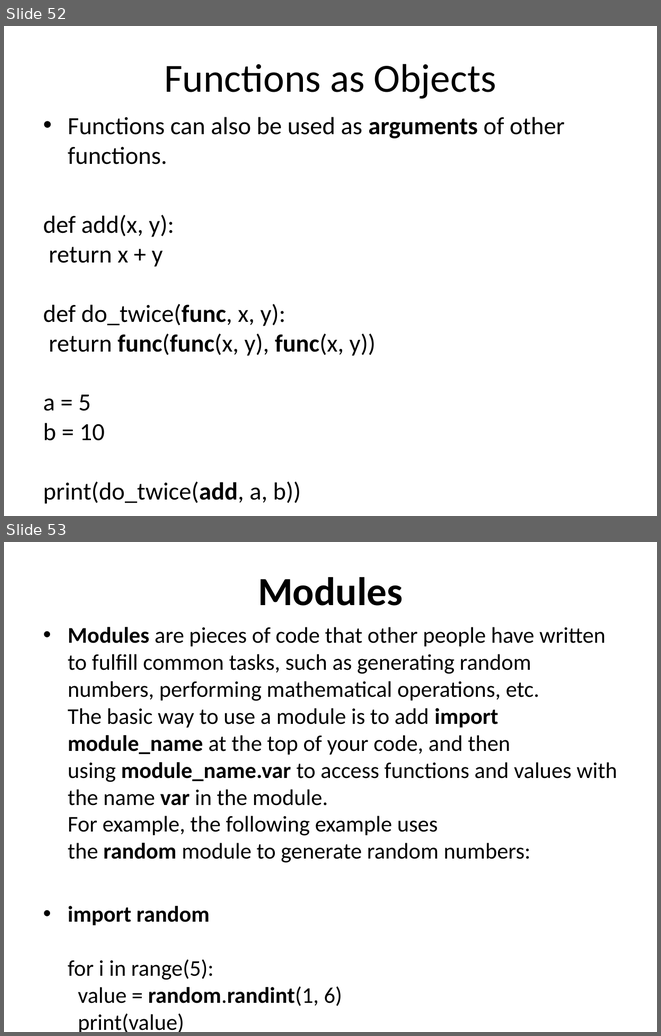
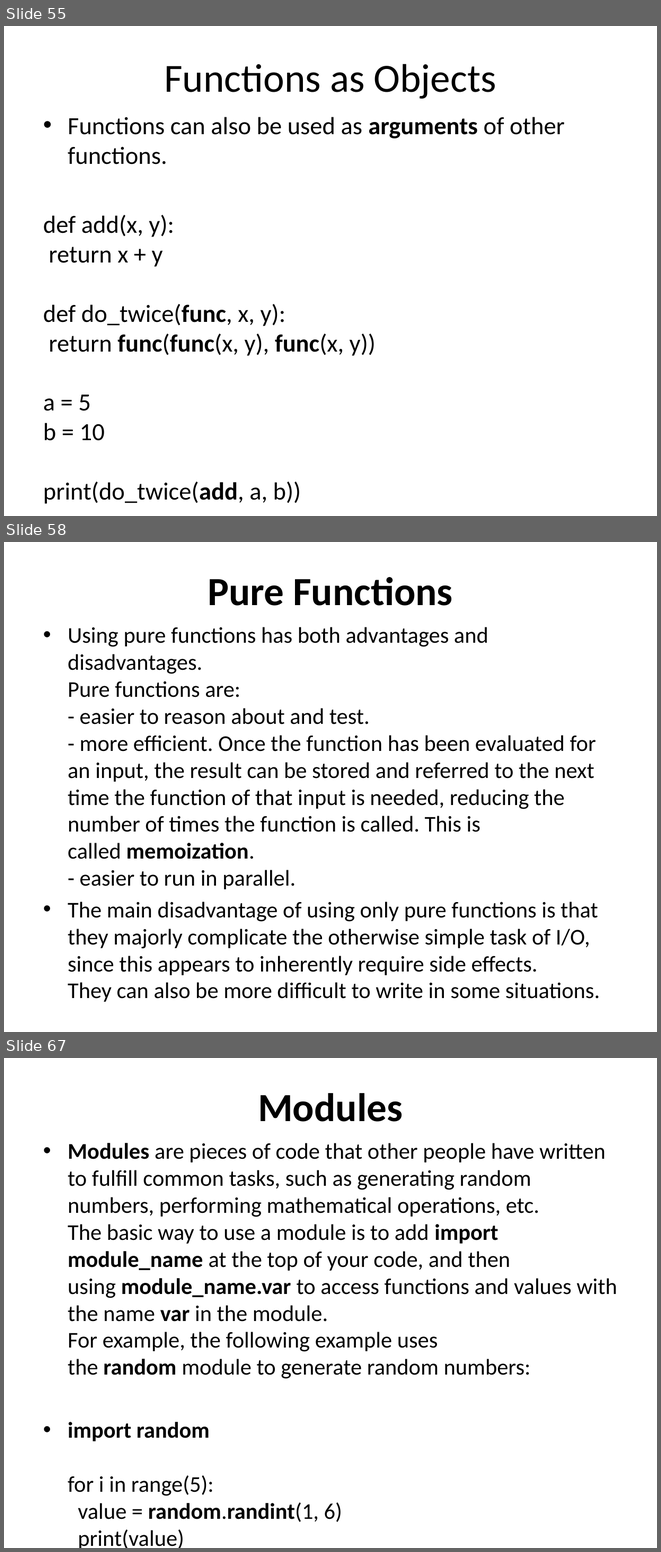
Before and after one commit to sip11/python, a slide deck: What is Python.pptx. Shown one above the other, each under a label of ours: slides 52 and 53 before the commit, slides 55, 58 and 67 after it; the slides between them are not shown. The pictures are 661x1036 and 661x1552 pixels, drawn with LibreOffice and Linux fonts; fonts in the diff are those of the drawing. Boxes give left, top, right and bottom in pixels: in the first picture for what was removed or moved away, otherwise in the second. Text is boxed around its words. In the diff, an @@ line names an element or a change of style, - is before the commit and + after.

Commit message:
latest ppt

```diff
--- a/What is Python.pptx
+++ b/What is Python.pptx
@@ slide 58 added at <box>4,542,657,1032</box>, background #FFFFFF @@
@@ title added at <box>208,577,452,606</box>, 44 pt, text #000000, bold @@
+Pure Functions
@@ text added at <box>68,627,600,1002</box>, 24.8 pt, text #000000 @@
+• Using pure functions has both advantages and disadvantages.
+  Pure functions are:
+  - easier to reason about and test.
+  - more efficient. Once the function has been evaluated for an input, the result can be stored and referred to the next time the function of that input is needed, reducing the number of times the function is called. This is called memoization.
+  - easier to run in parallel.
+• The main disadvantage of using only pure functions is that they majorly complicate the otherwise simple task of I/O, since this appears to inherently require side effects.
+  They can also be more difficult to write in some situations.
@@ what was slide 52 is now slide 55 @@
@@ what was slide 53 is now slide 67 @@
```
Also in this commit, not shown: 1 slide changed, 13 other slides added.
